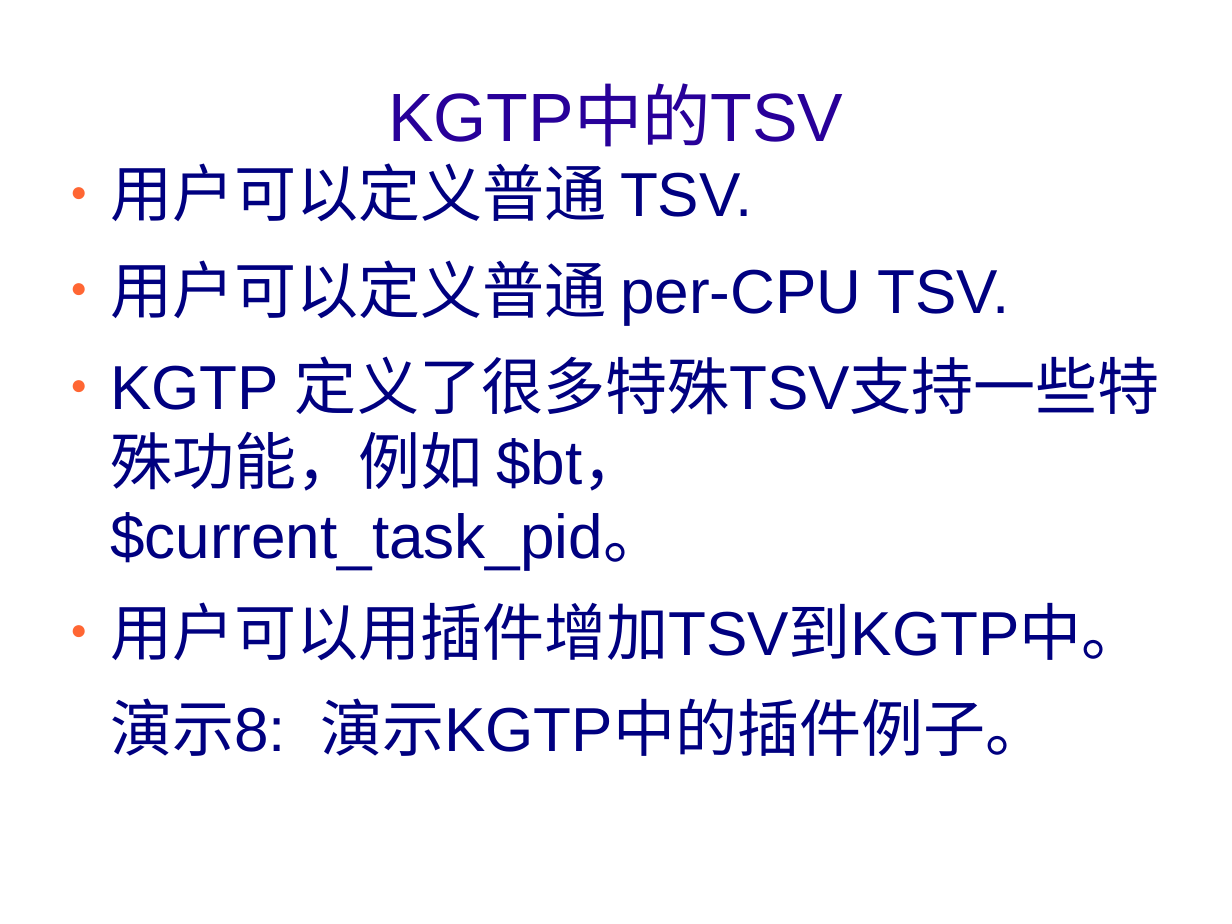
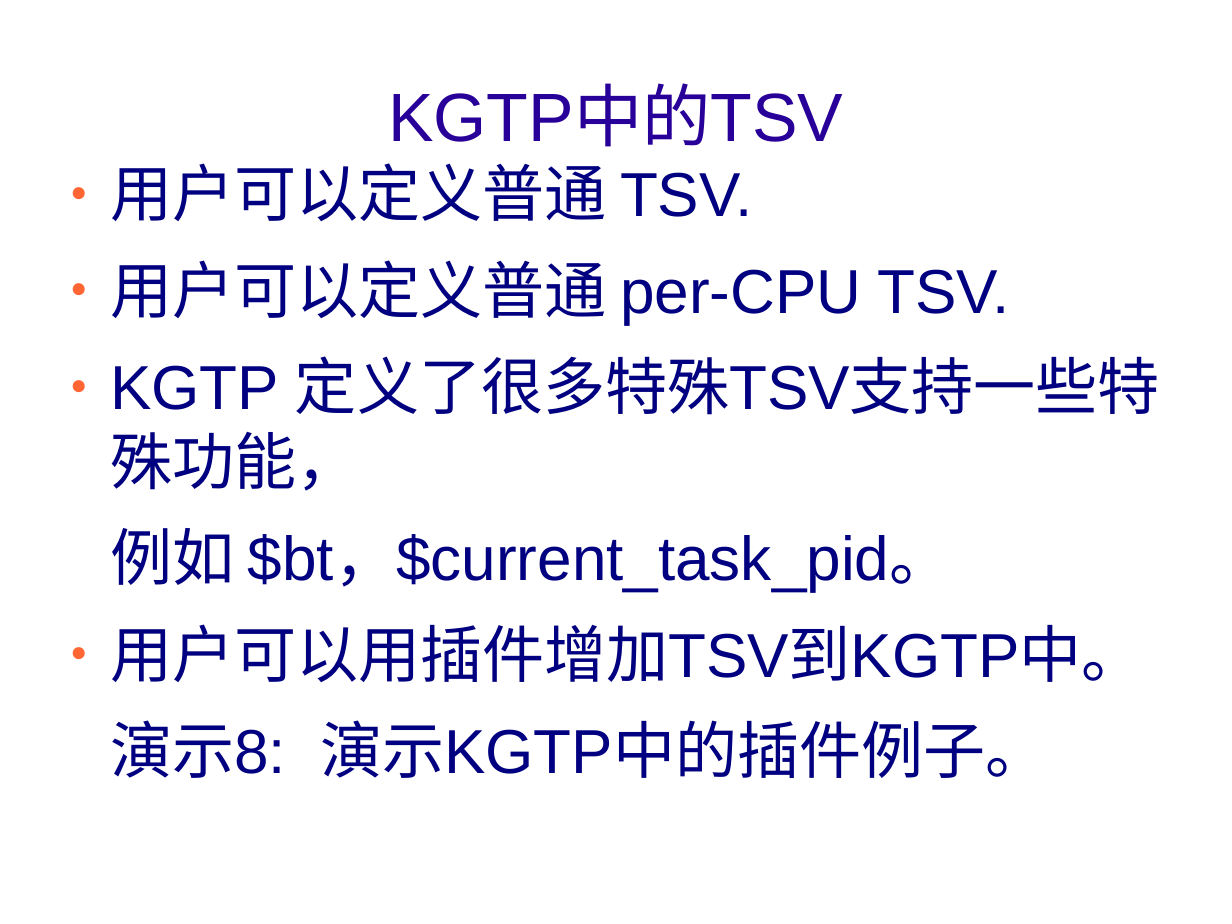
Before and after one commit to teawater/kgtp-misc, a slide deck: slide 14 of show/introduce/kgtpcn.odp. Drawn at 1232x924 pixels with LibreOffice and Linux fonts; fonts in the diff are those of the drawing; background and template pictures are left out. Boxes give left, top, right and bottom in pixels: in the first picture for what was removed or moved away, otherwise in the second. Text is boxed around its words. In the diff, an @@ line names an element or a change of style, - is before the commit and + after.

```diff
--- a/show/introduce/kgtpcn.odp
+++ b/show/introduce/kgtpcn.odp
@@ text at box(110, 356, 1160, 591): text changed @@
-● KGTP 定义了很多特殊TSV支持一些特殊功能，例如 $bt，$current_task_pid。
+● KGTP 定义了很多特殊TSV支持一些特殊功能，
+例如 $bt，$current_task_pid。
```
Also in this commit, not shown: 9 other slides changed, 1 slide added.
